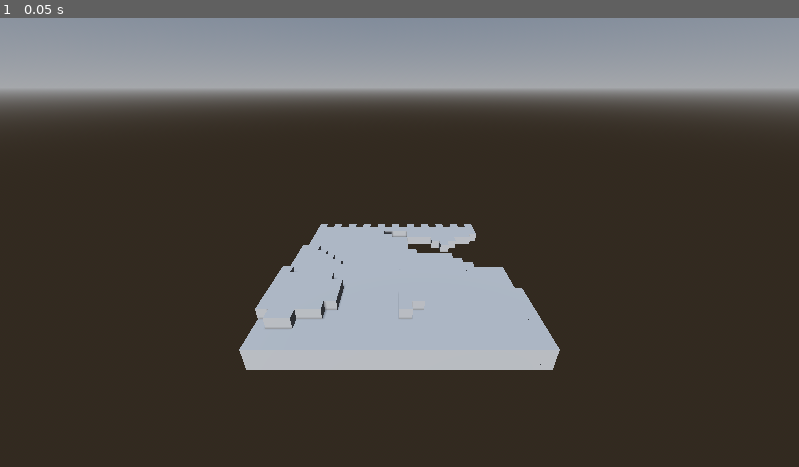
Above: before the commit, frame 1.
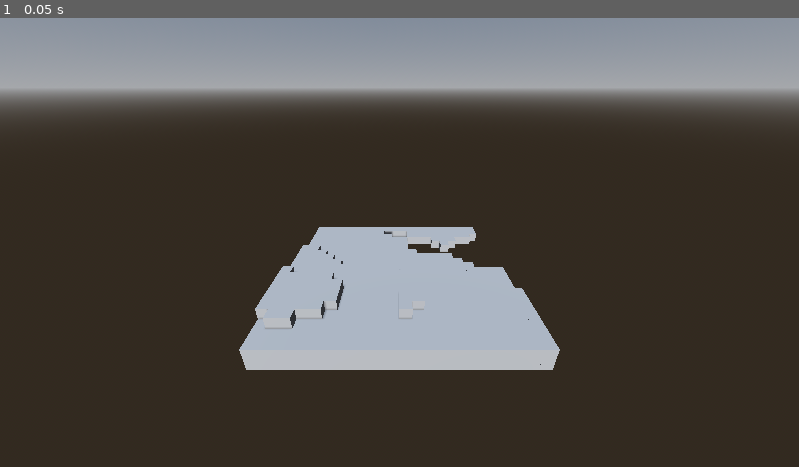
Above: after the commit, the same moment.

Repository: EricThunderSnake/PirateSoftwareGameJam15
Game: Godot game, scene res://game.tscn
Two runs of this game, one before a commit and one after it. Both use one fixed random seed, a clock stepped at 60 frames per second and the inputs below.
Inputs:
- Up to frame 1 (0.05 s): no input

The runs differ from the first frame. In frame 1, less than 0.1% of the frame differs, in the area x 40-60%, y 45-47%.

Commit message:
Removed props from scene
as described

Diff:
--- a/game.tscn
+++ b/game.tscn
@@ -32,7 +32,4 @@
 [node name="GridMap" type="GridMap" parent="."]
 mesh_library = ExtResource("2_h2ntj")
 cell_size = Vector3(1, 1, 1)
-data = {
-"cells": PackedInt32Array(65535, 65524, 0, 65533, 65524, 0, 65531, 65524, 0, 65529, 65524, 0, 65527, 65524, 0, 65525, 65524, 0, 1, 65524, 0, 3, 65524, 0, 5, 65524, 0, 7, 65524, 0, 9, 65524, 0)
-}
 script = ExtResource("3_itcwq")
